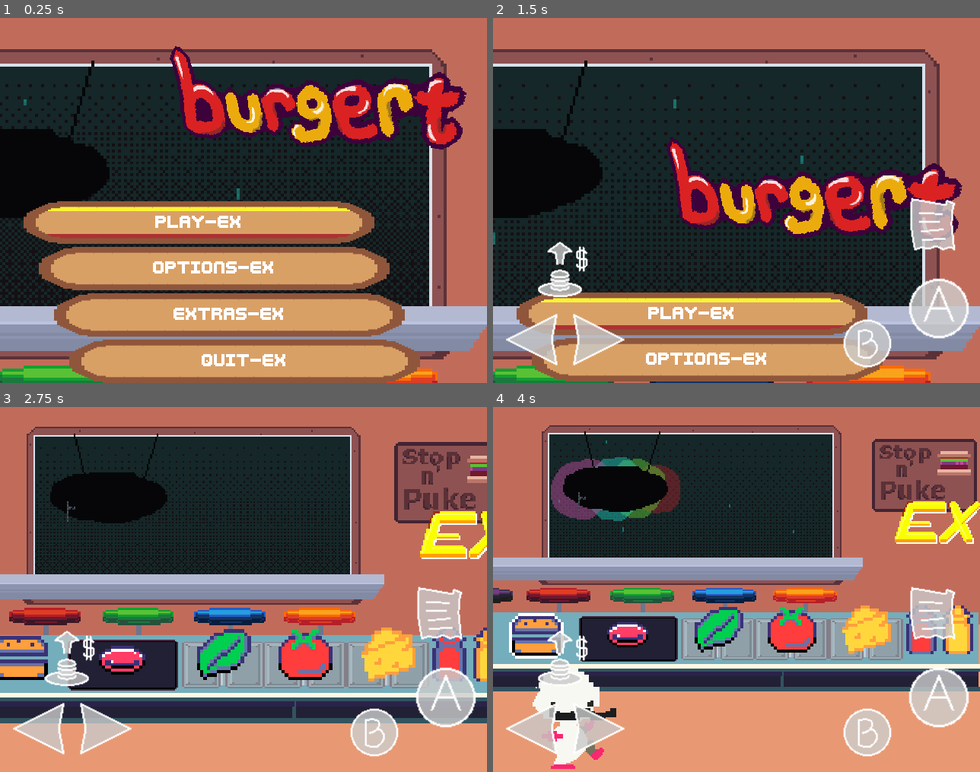
Above: before the commit, frames 1-4 (two rows, left to right).
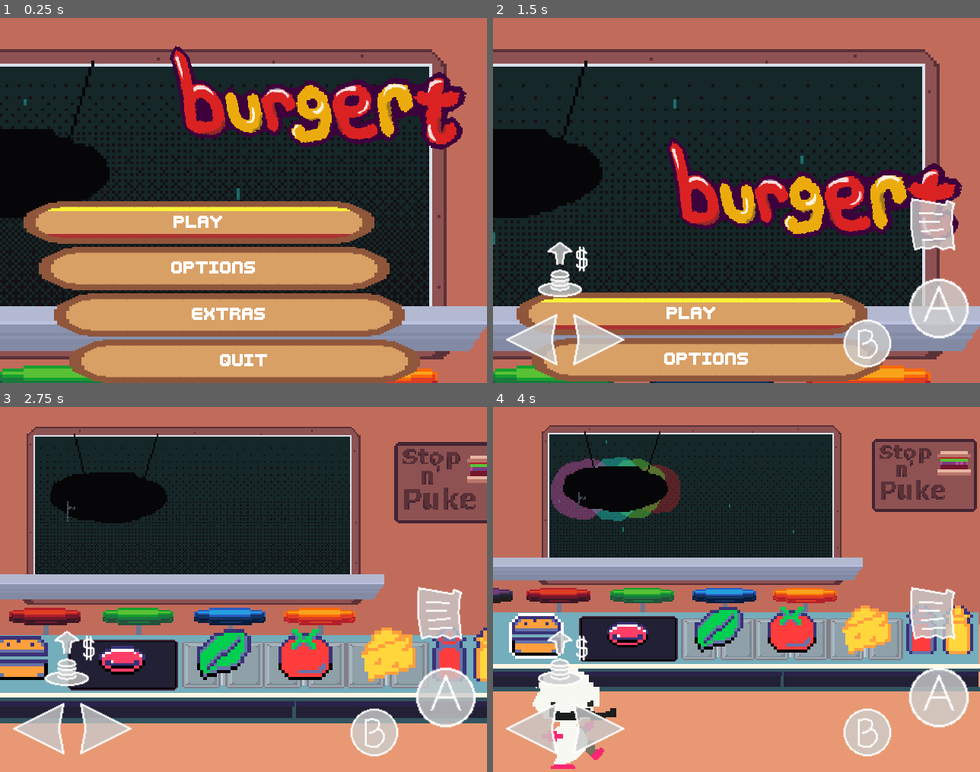
Above: after the commit, the same moments.

Repository: LettucePie/burgert
Game: Godot game, scene res://scenes/play.tscn
The game is run twice, just before and just after one commit, with the same random seed, the same clock (stepped at 60 frames per second) and the same inputs. Sound files missing from this copy of the repository are replaced by a short silence.
Inputs (mouse positions are in pixels of both pictures, inside the frame that each line leads up to):
- Up to frame 1 (0.25 s): no input
- Up to frame 2 (1.5 s): click "Play-EX" (after the commit: "Play") at 0.5 s; tap Enter (menu) at 1.25 s; move the mouse to (843, 182) at 1.27 s; hold Right (right) from 1.28 s (still down); tap Z (confirm) at 1.35 s; click (843, 182) at 1.42 s
- Up to frame 3 (2.75 s): release Right (right) at 2 s; drag from (146, 607) to (219, 662) at 2.02 s
- Up to frame 4 (4 s): move the mouse to (785, 509) at 2.77 s; hold Right (right) 2.78-3.5 s; tap C (special1) at 2.85 s; tap Z (confirm) at 3.05 s; drag from (712, 662) to (590, 534) at 3.52 s

The runs differ from the first frame. In frame 1, 1.5% of the frame differs, in the area x 31-59%, y 54-96%; in frame 2, 0.8%; in frame 3, 1.1%; in frame 4, 1.2%.

Commit message:
language dropdown works pretty good

Diff:
--- a/lang/multi_lang.gd
+++ b/lang/multi_lang.gd
@@ -7,6 +7,10 @@
 @export var supported_languages : PackedStringArray = [
 	"eng",
 	"example",
+]
+@export var supported_languages_named : PackedStringArray = [
+	"English",
+	"English-EX"
 ]
 @export_file("*.json") var lang_master
 @export_dir var save_target_dir
@@ -24,6 +28,19 @@
 	if build_template:
 		_build_template()
 	load_lang(starting_lang)
+
+
+func introduce_language_control(dropdown : OptionButton):
+	print("Connecting dropdown button: ", dropdown, " to Multi-Lang")
+	dropdown.clear()
+	for i in supported_languages_named.size():
+		dropdown.add_item(supported_languages_named[i], i)
+	dropdown.connect("item_selected", _on_set_lang_item_selected)
+
+
+func _on_set_lang_item_selected(idx : int):
+	print("Multi-Lang recieved request to switch language to ", supported_languages_named[idx])
+	load_lang(supported_languages[idx])
 
 
 ## The ugliest brick of code you will ever see
--- a/scenes/play.gd
+++ b/scenes/play.gd
@@ -5,6 +5,7 @@
 @export var game_scene : Game
 @export var main_menu : MainMenu
 @export var music : Music
+@export var multi_lang : MultiLang
 ##-----------
 @export var audio_bus : AudioBusLayout
 @export var container_scene : PackedScene
@@ -125,6 +126,9 @@
 func _ready():
 	get_tree().paused = true
 	game_scene.stop_game()
+	multi_lang.introduce_language_control(
+		main_menu.get_node("Options/Panel/VBoxContainer/set_lang")
+	)
 	if FileAccess.file_exists("user://settings.json"):
 		_load_settings()
 	else:
--- a/scenes/play.tscn
+++ b/scenes/play.tscn
@@ -204,12 +204,13 @@
 "start_play": SubResource("Animation_occq5")
 }
 
-[node name="Play" type="Node" node_paths=PackedStringArray("game_scene", "main_menu", "music")]
+[node name="Play" type="Node" node_paths=PackedStringArray("game_scene", "main_menu", "music", "multi_lang")]
 process_mode = 3
 script = ExtResource("1_j8n80")
 game_scene = NodePath("Game")
 main_menu = NodePath("MainMenu")
 music = NodePath("Music")
+multi_lang = NodePath("MultiLang")
 audio_bus = ExtResource("2_tutvg")
 container_scene = ExtResource("3_7qtb8")
 
@@ -234,8 +235,6 @@
 autoplay = "intro_ramp"
 
 [node name="MultiLang" parent="." instance=ExtResource("12_78ged")]
-build_template = true
-starting_lang = "example"
 
 [connection signal="game_finished" from="Game" to="." method="_on_game_game_finished"]
 [connection signal="game_over" from="Game" to="." method="_on_game_game_over"]
--- a/scenes/ui/options.tscn
+++ b/scenes/ui/options.tscn
@@ -3,6 +3,7 @@
 [ext_resource type="Script" path="res://scenes/ui/slider_input.gd" id="1_1ag3e"]
 
 [node name="Options" type="Control"]
+texture_filter = 1
 layout_mode = 3
 anchors_preset = 15
 anchor_right = 1.0
@@ -127,18 +128,27 @@
 custom_minimum_size = Vector2(0, 60)
 layout_mode = 2
 size_flags_vertical = 6
-focus_neighbor_left = NodePath(".")
+focus_neighbor_left = NodePath("../sfx_vol")
 focus_neighbor_top = NodePath("../sfx_vol")
-focus_neighbor_right = NodePath(".")
+focus_neighbor_right = NodePath("../set_lang")
+focus_neighbor_bottom = NodePath("../set_lang")
+text = "Swap A-B"
+
+[node name="set_lang" type="OptionButton" parent="Panel/VBoxContainer" groups=["lang_text", "splat"]]
+layout_mode = 2
+size_flags_vertical = 3
+focus_neighbor_left = NodePath("../swap_confirm")
+focus_neighbor_top = NodePath("../swap_confirm")
+focus_neighbor_right = NodePath("../finished")
 focus_neighbor_bottom = NodePath("../finished")
-text = "Swap A-B"
+item_count = 1
 
 [node name="finished" type="Button" parent="Panel/VBoxContainer" groups=["lang_text", "splat"]]
 layout_mode = 2
 size_flags_vertical = 3
-focus_neighbor_left = NodePath(".")
-focus_neighbor_top = NodePath("../swap_confirm")
-focus_neighbor_right = NodePath(".")
+focus_neighbor_left = NodePath("../set_lang")
+focus_neighbor_top = NodePath("../set_lang")
+focus_neighbor_right = NodePath("../mus_vol")
 focus_neighbor_bottom = NodePath("../mus_vol")
 text = "Done"
 
Binary file changed: assets/images/ui/extras_icons.aseprite
Binary file added: assets/images/ui/language_icon.png
Not shown, added: assets/images/ui/language_icon.png.import
